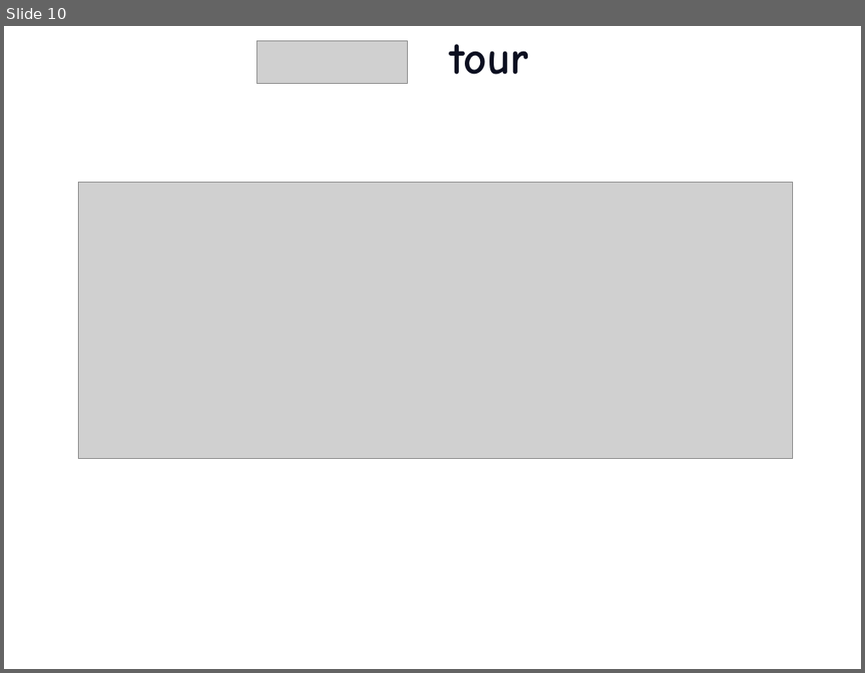
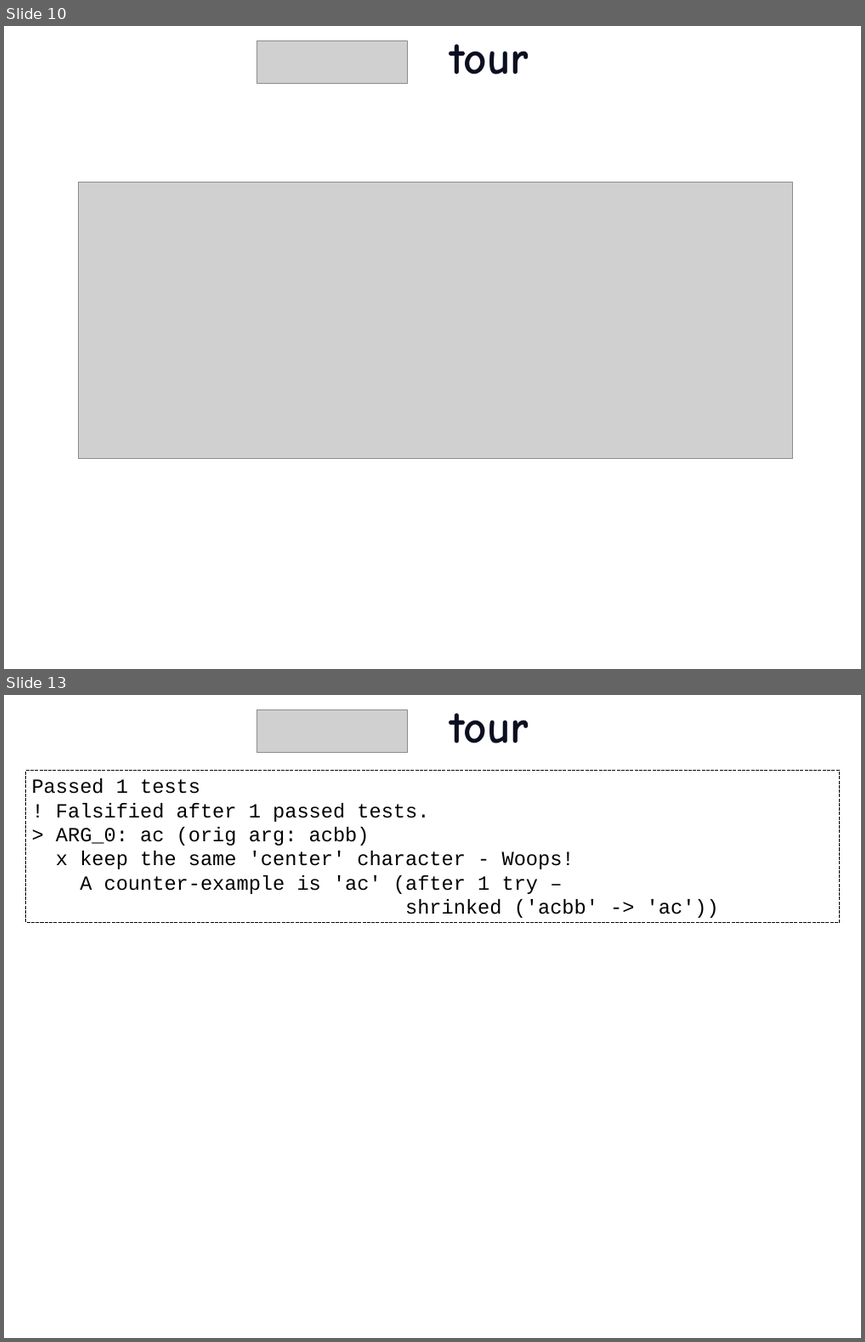
Before and after one commit to etorreborre/oscon-2010, a slide deck: src/main/resources/oscon_2010_specs.pptx. Shown one above the other, each under a label of ours: slide 10 before the commit, slides 10 and 13 after it; the slides between them are not shown. The pictures are 865x673 and 865x1342 pixels, drawn with LibreOffice and Linux fonts; fonts in the diff are those of the drawing; grey boxes stand for pictures; background and template pictures are left out. Boxes give left, top, right and bottom in pixels: in the first picture for what was removed or moved away, otherwise in the second. Text is boxed around its words. In the diff, an @@ line names an element or a change of style, - is before the commit and + after.

```diff
--- a/src/main/resources/oscon_2010_specs.pptx
+++ b/src/main/resources/oscon_2010_specs.pptx
@@ slide 13 added at (4,695,861,1338), background picture (left out) @@
@@ picture added at (256,710,407,752) @@
@@ title added at (449,713,528,743), 54 pt, text #0C0F20, bold @@
+tour
@@ rectangle added at (26,771,839,922), outline #000000 0.75 pt dashed, 24 pt, text #000000 @@
+Passed 1 tests
+! Falsified after 1 passed tests.
+> ARG_0: ac (orig arg: acbb)
+x keep the same 'center' character - Woops!
+A counter-example is 'ac' (after 1 try –
+shrinked ('acbb' -> 'ac'))
```
Also in this commit, not shown: 1 slide changed, 1 other slide added, 1 other file.
